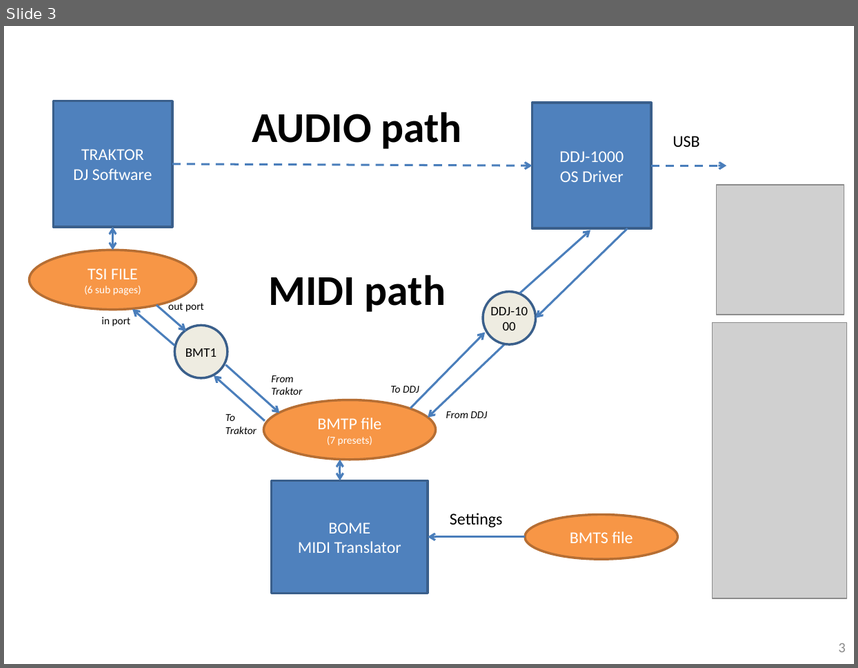
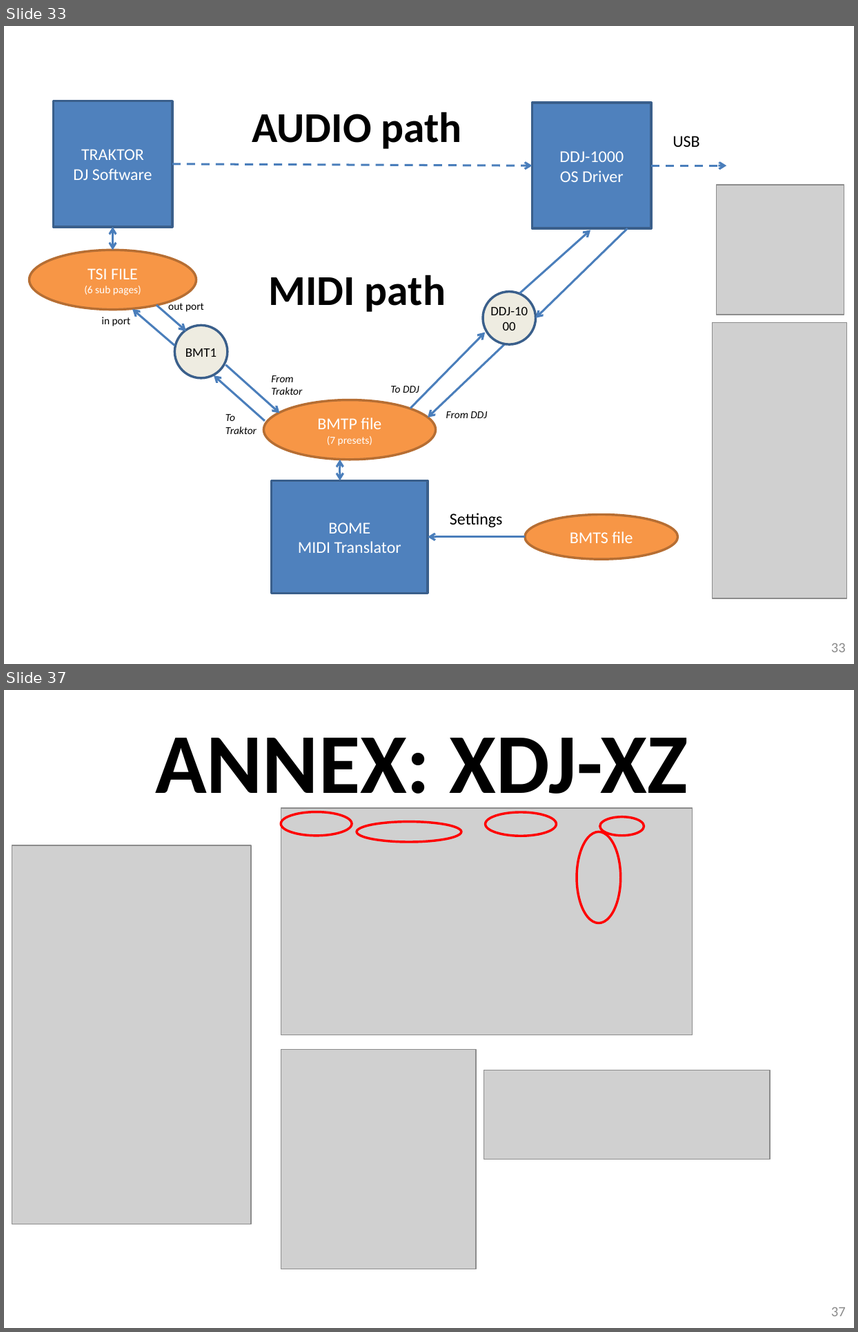
Before and after one commit to pestrela/music, a slide deck: traktor/mapping_ddj_1000/Support files/Source files/DDJ-1000 - Installation Guide.pptx. Shown one above the other, each under a label of ours: slide 3 before the commit, slides 33 and 37 after it; the slides between them are not shown. The pictures are 858x668 and 858x1332 pixels, drawn with LibreOffice and Linux fonts; fonts in the diff are those of the drawing; grey boxes stand for pictures. Boxes give left, top, right and bottom in pixels: in the first picture for what was removed or moved away, otherwise in the second. Text is boxed around its words. In the diff, an @@ line names an element or a change of style, - is before the commit and + after.

```diff
--- a/traktor/mapping_ddj_1000/Support files/Source files/DDJ-1000 - Installation Guide.pptx
+++ b/traktor/mapping_ddj_1000/Support files/Source files/DDJ-1000 - Installation Guide.pptx
@@ slide 37 added at bbox=[4, 690, 854, 1328], background #FFFFFF @@
@@ text added at bbox=[155, 738, 688, 812], 72 pt, text #000000, bold @@
+ANNEX: XDJ-XZ
@@ group added at bbox=[281, 808, 693, 1034]: 5 ellipses, 1 picture @@
@@ picture added at bbox=[12, 845, 250, 1224] @@
@@ picture added at bbox=[281, 1049, 477, 1269] @@
@@ picture added at bbox=[484, 1070, 770, 1159] @@
@@ page number added at bbox=[831, 1307, 846, 1316], 12 pt, text #8C8C8C @@
+37
@@ what was slide 3 is now slide 33 @@
@@ page number at bbox=[831, 643, 846, 652]: text changed @@
-3
+33
```
Also in this commit, not shown: 9 slides changed, 4 other slides added, 3 other files.
